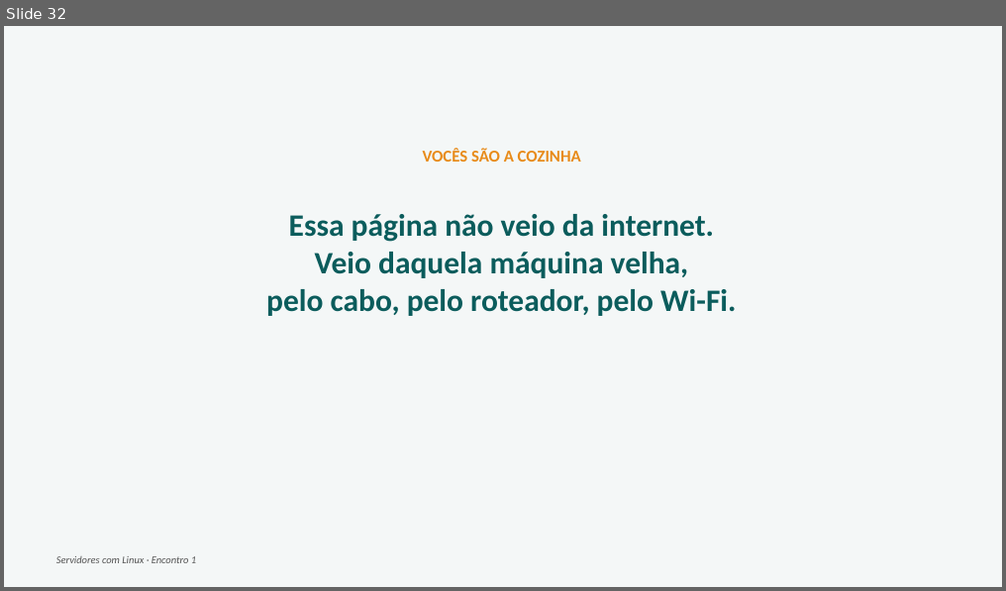
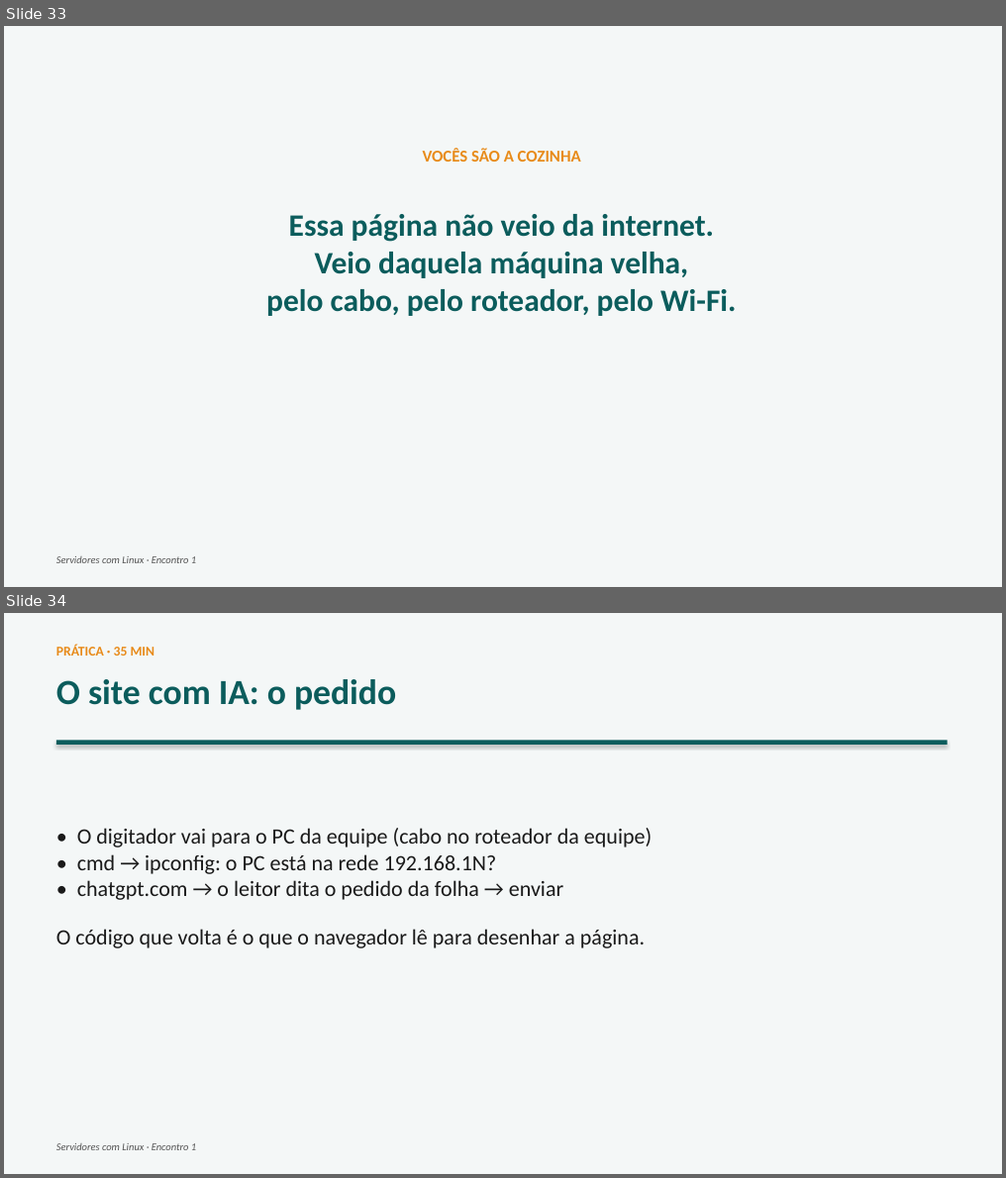
Before and after one commit to joninedel-prog/gerador_contratos, a slide deck: Aula - Servidores 1 - Instalando o Ubuntu e o primeiro site.pptx. Shown one above the other, each under a label of ours: slide 32 before the commit, slides 33 and 34 after it. The pictures are 1006x591 and 1006x1178 pixels, drawn with LibreOffice and Linux fonts; fonts in the diff are those of the drawing. Boxes give left, top, right and bottom in pixels: in the first picture for what was removed or moved away, otherwise in the second. Text is boxed around its words. In the diff, an @@ line names an element or a change of style, - is before the commit and + after.

```diff
--- a/Aula - Servidores 1 - Instalando o Ubuntu e o primeiro site.pptx
+++ b/Aula - Servidores 1 - Instalando o Ubuntu e o primeiro site.pptx
@@ slide 34 added at (x1=4, y1=613, x2=1002, y2=1174), background #FFFFFF @@
@@ rectangle added at (x1=4, y1=613, x2=1002, y2=1174), fill #F4F7F7 @@
@@ text added at (x1=56, y1=645, x2=155, y2=656), 13 pt, text #E88B1A, bold @@
+PRÁTICA · 35 MIN
@@ text added at (x1=56, y1=679, x2=396, y2=710), 34 pt, text #0B5C5C, bold @@
+O site com IA: o pedido
@@ rectangle added at (x1=56, y1=741, x2=947, y2=745), fill #0B5C5C @@
@@ text added at (x1=56, y1=828, x2=651, y2=949), 21 pt, text #1A1A1A @@
+• O digitador vai para o PC da equipe (cabo no roteador da equipe)
+• cmd → ipconfig: o PC está na rede 192.168.1N?
+• chatgpt.com → o leitor dita o pedido da folha → enviar
+O código que volta é o que o navegador lê para desenhar a página.
@@ text added at (x1=56, y1=1144, x2=196, y2=1151), 10 pt, text #555555, italic @@
+Servidores com Linux · Encontro 1
@@ what was slide 32 is now slide 33 @@
```
Also in this commit, not shown: 5 slides changed, 3 other slides added, 4 other files.
